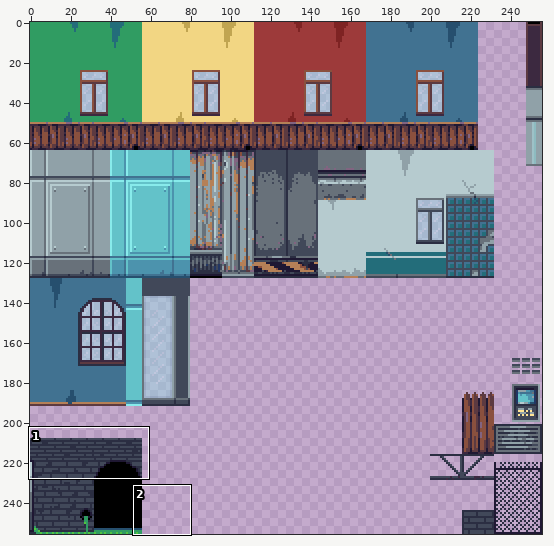
Edited in one commit: pixel-art file (Assets/Tileset/Rooms.ase). Above, an overview of the earlier version with the close-up marked.
Close-up. Earlier state:
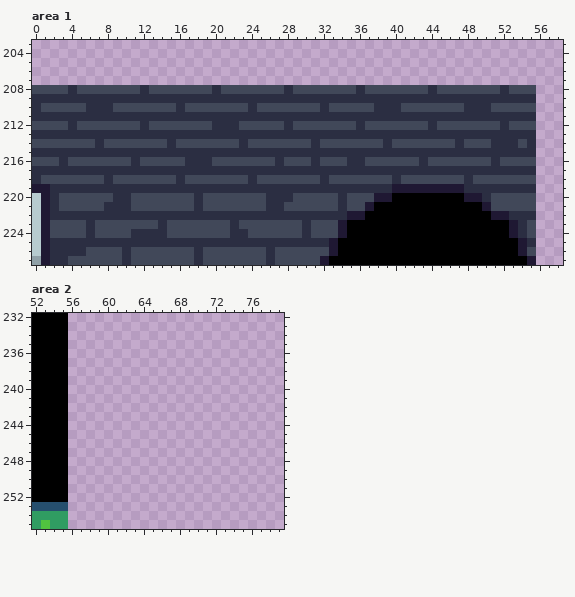
256x256 pixels, 1 frame. Shown: area 1: x 0..58, y 203..227; area 2: x 52..79, y 232..255.
The result:
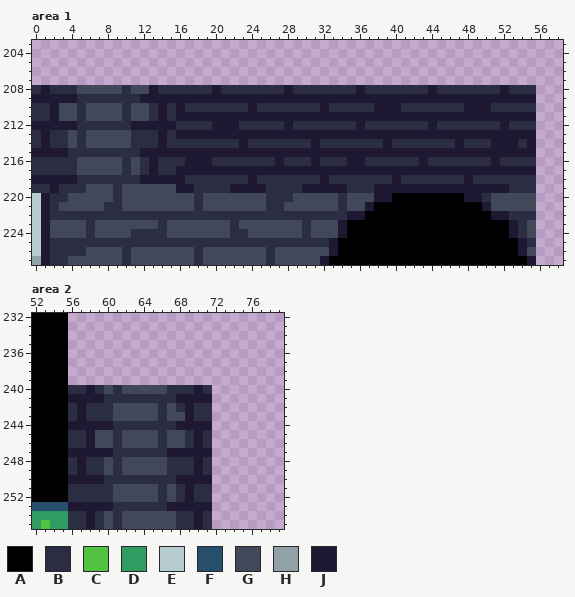
Palette (. is transparent): A #000000  B #2b2e42  C #51c43f  D #309c62  E #b6cbcf  F #264f6e  G #414859  H #90a1a8  J #1f1833
From old to new:
Area 1, layer "Walls":
Colour G gives way to colour B in row 208 at x 0, 2 to 3, 10, 14 to 19, 21 to 27, 29 to 35, 37 to 43, 45 to 51 and 53 to 55; in row 210 at x 1, 5, 10, 13, 15, 17 to 23, 25 to 31, 33 to 37, 41 to 47 and 51 to 55; in row 212 at x 5 to 10, 16 to 19, 23 to 27, 29 to 35, 37 to 43, 45 to 51 and 53 to 55; in row 214 at x 0, 2 to 3, 5, 11 to 13, 16 to 22, 24 to 30, 32 to 38, 40 to 46, 48 to 50 and 54; in row 216 at x 0 to 2, 4, 10, 12, 14 to 16, 20 to 26, 28 to 30, 32 to 34, 37 to 42, 44 to 50 and 52 to 55; in row 218 at x 5 to 7, 9 to 11, 17 to 23, 25 to 31, 33 to 39, 41 to 47 and 49 to 55.
Colour G gives way to colour B in row 220 at x 3.
Colour J gives way to colour B in row 219 at x 0 to 1.
Colour B gives way to colour G in row 208 at x 12; in row 210 at x 6 to 8; in row 211 at x 3 to 4, 6 to 9 and 11 to 12; in row 213 at x 4 and 6 to 10; in row 214 at x 7; in row 216 at x 11.
Colour B gives way to colour G in row 217 at x 5 to 9 and 11; in row 219 at x 6 to 8 and 10 to 15; in rows 220 to 221 at x 10.
Colour B gives way to colour J in row 208 at x 20, 28, 36, 44 and 52; in row 209 at x 0 to 4 and 12 to 55; in row 210 at x 16, 24, 32, 38 to 40 and 48 to 50; in row 211 at x 2, 14 and 16 to 55; in row 212 at x 4, 12, 20 to 22, 28, 36, 44 and 52; in row 213 at x 1, 14 and 16 to 55.
Colour B gives way to colour J in row 214 at x 23, 31, 39, 47, 51 to 53 and 55; in row 215 at x 0 to 3 and 12 to 55; in row 216 at x 17 to 19, 27, 31, 35 to 36, 43 and 51; in row 217 at x 13 and 16 to 55; in row 218 at x 0, 16, 24, 32, 40 and 48; in row 219 at x 2, 16 to 17, 22 to 25, 30 to 34, 38 to 39 and 48 to 52.
Colour G gives way to colour J in row 208 at x 1 and 13; in row 210 at x 2 and 14; in row 212 at x 0 to 3, 11 and 13 to 15; in row 214 at x 1 and 14; in row 216 at x 13; in row 218 at x 1 to 4 and 12 to 15.
Area 2, layer "Walls":
The edit adds colour B in row 240 at x 56 to 57, 59, 61, 67 to 69 and 71; in row 241 at x 60 to 67; in row 242 at x 56, 58 to 60, 66, 68 and 70 to 71; in row 243 at x 56, 58 to 60, 66 and 70 to 71; in row 244 at x 61 to 67; in rows 245 to 246 at x 56 to 57, 61, 66, 69 and 71.
The edit adds colour B in row 247 at x 61 to 66; in rows 248 to 249 at x 56, 58 to 59, 61, 67 to 69 and 71; in row 250 at x 60 to 67; in rows 251 to 252 at x 56 to 60, 66, 68 and 70 to 71; in row 253 at x 61 to 66; in rows 254 to 255 at x 56 to 57, 59, 61, 68 to 69 and 71.
The edit adds colour G in row 240 at x 60 and 62 to 66; in row 242 at x 61 to 65 and 67; in row 243 at x 61 to 65 and 67 to 68; in rows 245 to 246 at x 59 to 60, 62 to 65 and 67 to 68; in rows 248 to 249 at x 60 and 62 to 66; in rows 251 to 252 at x 61 to 65 and 67.
The edit adds colour G in rows 254 to 255 at x 60 and 62 to 67.
The edit adds colour J in row 240 at x 58 and 70; in row 241 at x 56 to 59 and 68 to 71; in rows 242 to 243 at x 57 and 69; in row 244 at x 56 to 60 and 68 to 71; in rows 245 to 246 at x 58 and 70; in row 247 at x 56 to 60 and 67 to 71.
The edit adds colour J in rows 248 to 249 at x 57 and 70; in row 250 at x 56 to 59 and 68 to 71; in rows 251 to 252 at x 69; in row 253 at x 56 to 60 and 67 to 71; in rows 254 to 255 at x 58 and 70.
